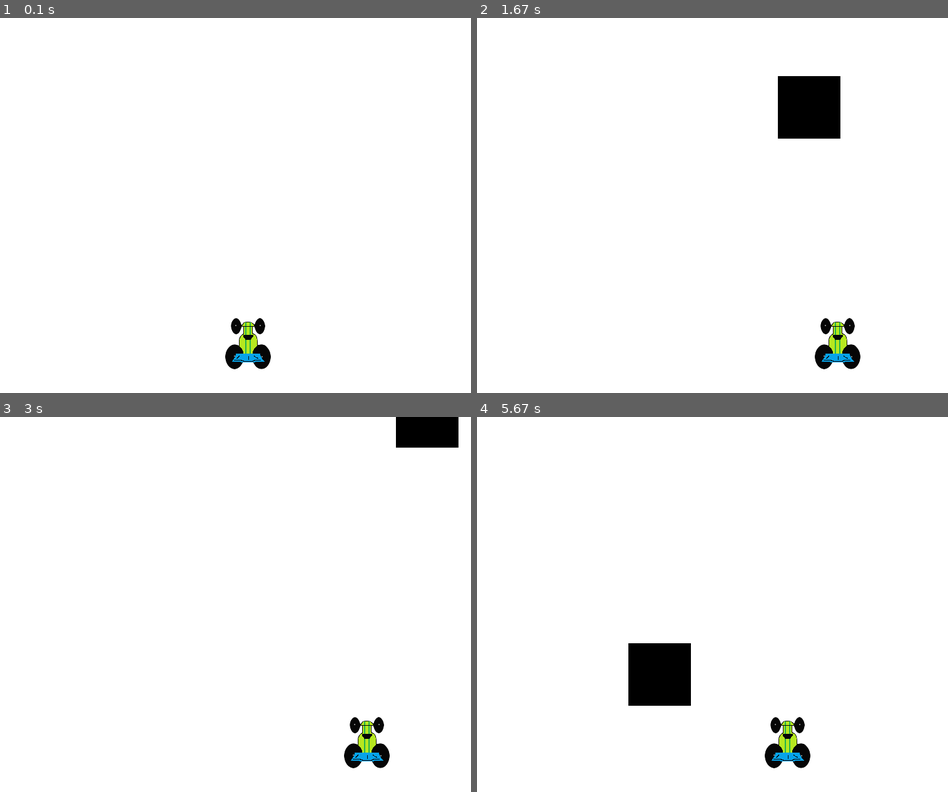
Above: before the commit, frames 1-4 (two rows, left to right).
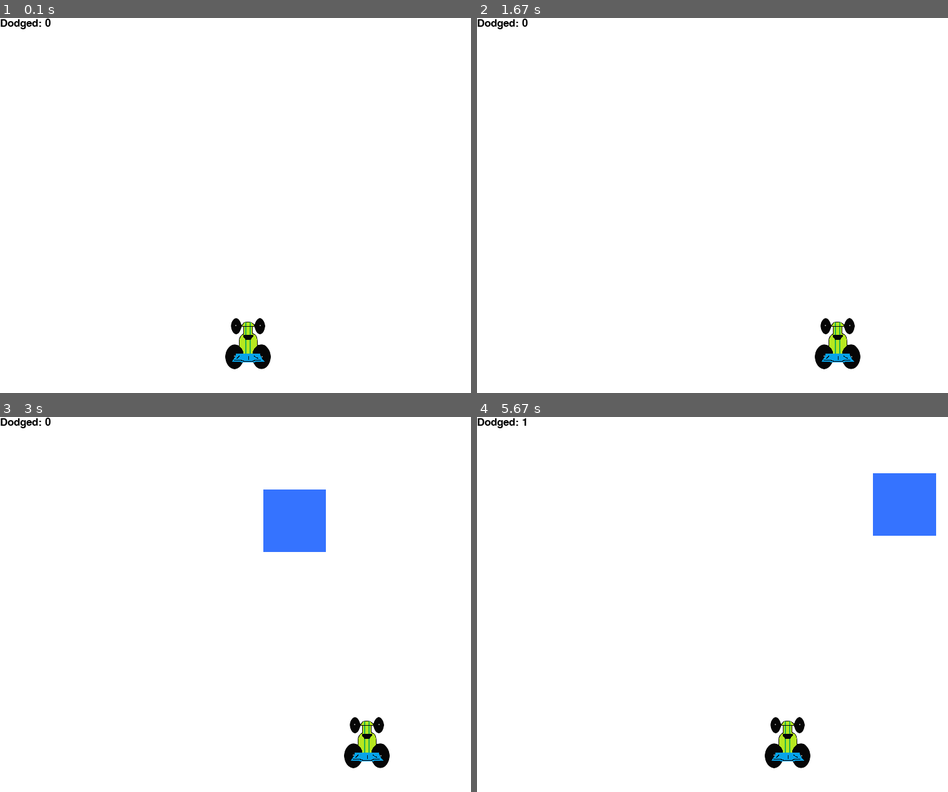
Above: after the commit, the same moments.

Repository: Saurabh-Dange/Car-crash-game-using-pygame
Game: pygame game, started from car_crash.py
The game is run twice, just before and just after one commit, with the same random seed, the same clock (stepped at 60 frames per second) and the same inputs.
Inputs:
- Up to frame 1 (0.1 s): no input
- Up to frame 2 (1.67 s): hold Right 0.33-0.8 s; hold Right 0.83-1.3 s; hold Left from 1.33 s (still down)
- Up to frame 3 (3 s): release Left at 1.87 s; hold Left 1.9-2.3 s; hold Right 2.33-2.97 s
- Up to frame 4 (5.67 s): hold Left 3-3.47 s; hold Right 3.5-3.97 s; hold Right 4-4.47 s; hold Left 4.5-5.03 s; hold Left 5.07-5.47 s; hold Right from 5.5 s (still down)

The runs differ from the first frame. In frame 1, 0.1% of the frame differs, in the area x 0-11%, y 0-3%; in frame 2, 2.3%; in frame 3, 3.4%; in frame 4, 4.6%, in the area x 0-98%, y 0-77%.

Commit message:
add boundary add obstacle add score display

Diff:
--- a/first_game.py
+++ b/car_crash.py
@@ -11,6 +11,8 @@
 white = (255, 255, 255)
 red = (255, 0, 0)
 
+block_color = (53, 115, 255)
+
 car_width = 73
 
 gameDisplay = pygame.display.set_mode((display_width, display_height))
@@ -20,12 +22,14 @@
 carImg = pygame.image.load('racecar.png')
 
 
-#######
+def things_dodged(count):
+    font = pygame.font.SysFont(None, 25)
+    text = font.render("Dodged: " + str(count), True, black)
+    gameDisplay.blit(text, (0, 0))
+
+
 def things(thingx, thingy, thingw, thingh, color):
     pygame.draw.rect(gameDisplay, color, [thingx, thingy, thingw, thingh])
-
-
-#######
 
 
 def car(x, y):
@@ -59,13 +63,17 @@
     y = (display_height * 0.8)
 
     x_change = 0
-    ######
-    thing_startx = random.randrange(0, display_width)
+
+    thing_width = 100
+    thing_startx = random.randrange(0, display_width-thing_width)
     thing_starty = -600
-    thing_speed = 7
-    thing_width = 100
+    thing_speed = 4
     thing_height = 100
-    ######
+
+    thingCount = 1
+
+    dodged = 0
+
     gameExit = False
 
     while not gameExit:
@@ -88,18 +96,29 @@
         x += x_change
         gameDisplay.fill(white)
 
-        ##########
         # things(thingx, thingy, thingw, thingh, color)
-        things(thing_startx, thing_starty, thing_width, thing_height, black)
+        things(thing_startx, thing_starty, thing_width, thing_height, block_color)
+
         thing_starty += thing_speed
         car(x, y)
-        ##########
+        things_dodged(dodged)
+
         if x > display_width - car_width or x < 0:
             crash()
 
         if thing_starty > display_height:
             thing_starty = 0 - thing_height
             thing_startx = random.randrange(0, display_width-thing_width)
+            dodged += 1
+            thing_speed += 1
+            thing_width += (dodged * 1.2)
+
+        if y < thing_starty + thing_height:
+            print('y crossover')
+
+            if x > thing_startx and x < thing_startx + thing_width or x + car_width > thing_startx and x + car_width < thing_startx + thing_width:
+                print('x crossover')
+                crash()
 
         pygame.display.update()
         clock.tick(60)
